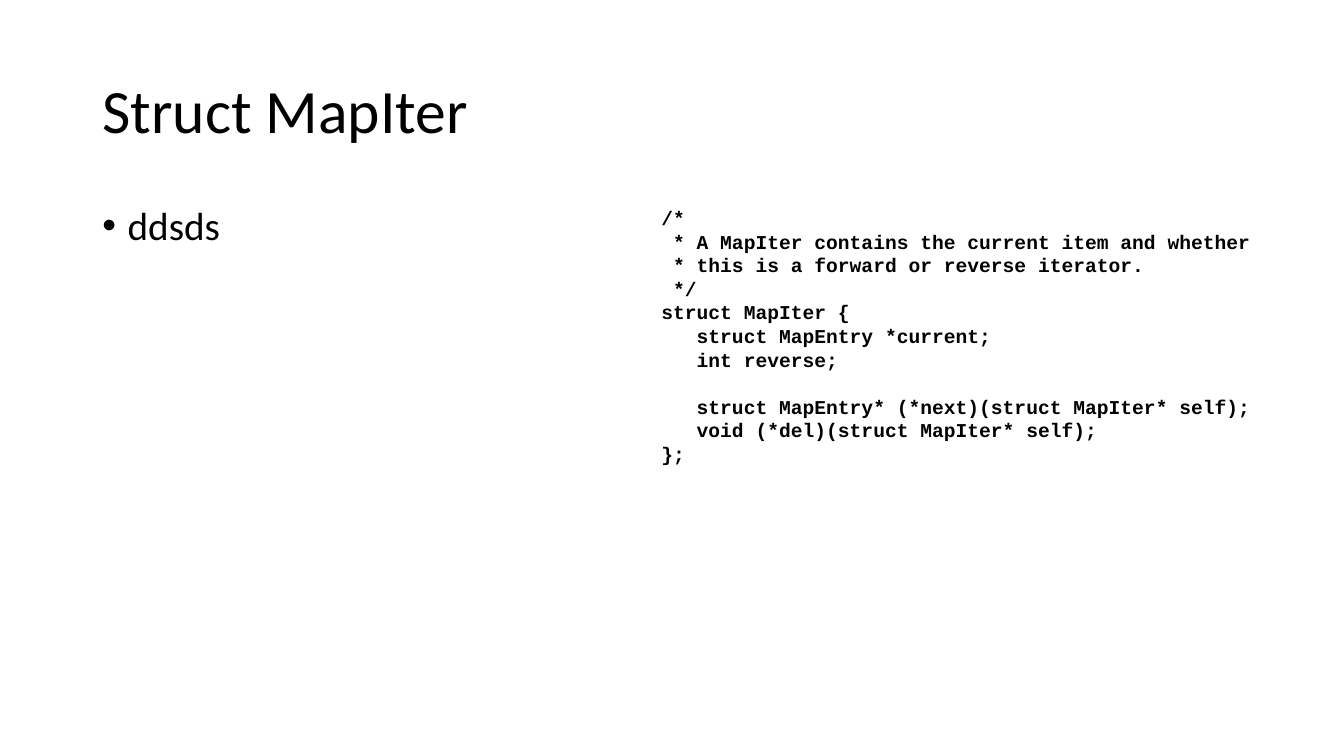
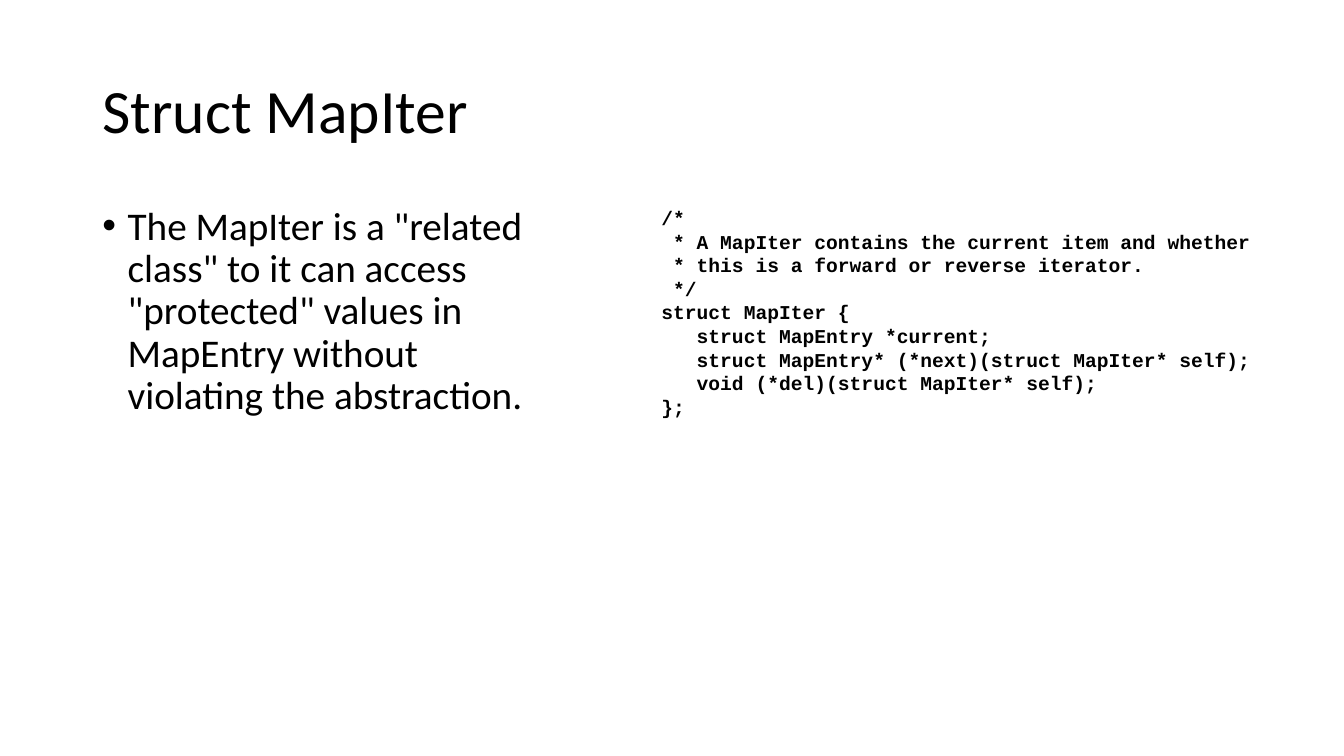
Before and after one commit to csev/cc4e, a slide deck: slide 37 of lectures/CC-04-Maps.pptx. Drawn at 1344x756 pixels with LibreOffice and Linux fonts; fonts in the diff are those of the drawing. Boxes give left, top, right and bottom in pixels: in the first picture for what was removed or moved away, otherwise in the second. Text is boxed around its words. In the diff, an @@ line names an element or a change of style, - is before the commit and + after.

```diff
--- a/lectures/CC-04-Maps.pptx
+++ b/lectures/CC-04-Maps.pptx
@@ text at bbox=[128, 212, 522, 416]: text changed @@
-• ddsds
+• The MapIter is a "related class" to it can access "protected" values in MapEntry without violating the abstraction.
@@ text at bbox=[697, 353, 838, 371]: paragraph removed @@
-int reverse;
```
Also in this commit, not shown: 17 other slides changed, 1 slide removed.
